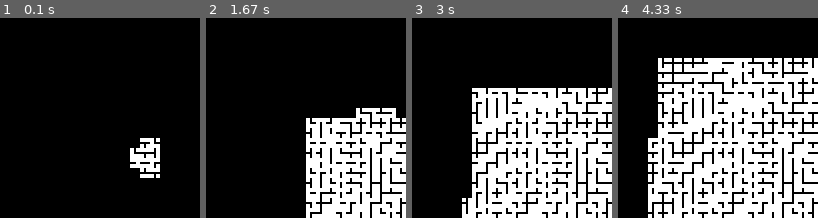
Above: before the commit, frames 1-4 (left to right).
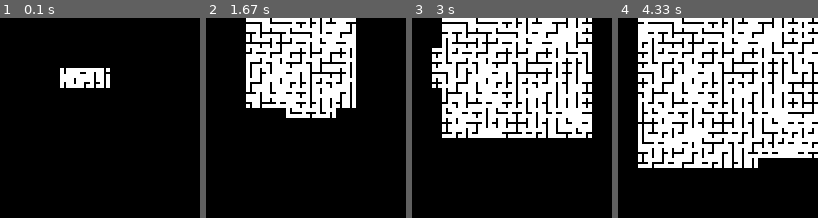
Above: after the commit, the same moments.

Repository: RedCommander735/wave_function_collapse
Game: pygame game, started from main_pygame_visualization.py
Same seed, same stepped clock (60 frames per second), same inputs: the game is played once before the commit and once after it.
Inputs:
- Up to frame 1 (0.1 s): no input
- Up to frame 2 (1.67 s): tap Enter at 0.33 s
- Up to frame 3 (3 s): tap Space at 1.67, 2.07, 2.37, 2.57, 2.9 s
- Up to frame 4 (4.33 s): tap Space at 3.2, 3.4, 3.7, 3.97, 4.3 s

The runs differ from the first frame. In frame 1, 4.0% of the frame differs, in the area x 30-80%, y 25-80%; in frame 2, 42%; in frame 3, 52%, in the area x 10-100%, y 0-100%; in frame 4, 44%.

Commit message:
Tried to fix some bugs

Diff:
--- a/json/default.json
+++ b/json/default.json
@@ -1,7 +1,7 @@
 {
     "meta": {
         "size": 20,
-        "seed": "1",
+        "seed": "2485948685428",
         "tile_size": 10
     },
     "types": ["t_up","t_down","t_right","t_left","cross","blank","c_downleft","c_downright","c_upleft","c_upright","s_down","s_left","s_right","s_up","straight_h","straight_w"
--- a/main.py
+++ b/main.py
@@ -12,12 +12,12 @@
 #
 
 class Tile:
-    def __init__(self, coords: tuple[int, int], possible_states: list, grid_size: int, tile_state: str = "", collapsed = False):
+    def __init__(self, coords: tuple[int, int], possible_states: list, grid_size: int):
 
-        self.tile_state: str = tile_state
+        self.tile_state: str = ""
         self.file: Image = None
         self.coords: tuple[int, int] = coords
-        self.collapsed: bool = collapsed
+        self.collapsed: bool = False
         self.valid_neighbours: dict = []
         self.possible_states: list = possible_states
         self.grid_size: int = grid_size
@@ -51,7 +51,8 @@
         # Update the state list of all surrounding tiles
         for tile, direction in zip(self.tiles, directions):
             if not tile.collapsed:
-                tile.possible_states = list(set(self.valid_neighbours[direction]) & set(tile.possible_states))
+                tile.possible_states = list(set(self.valid_neighbours[direction]).intersection(tile.possible_states))
+                # tile.possible_states = list(set(self.valid_neighbours[direction]) & set(tile.possible_states))
 
 def main():
     file = "default"
@@ -70,7 +71,7 @@
         data: dict = json.load(openedfile)
         seed: str = data["meta"]["seed"]
 
-        # If there is no seed specified use current time as seed; NO WORKY
+        # If there is no seed specified use current time as seed; NEEDS REWORK
         if len(seed) == 0:
             seed = str(time.time())
             data["meta"]["seed"]: str = seed
@@ -132,12 +133,10 @@
     output: Image = Image.new("RGB", (size*tile_size, size*tile_size))
 
     # Main loop
-    total_start = time.perf_counter()
     while True:
         # Iterate over the whole grid, update all tiles and check if finished
         min_states = len(possible_states)
         min_tiles = []
-        start = time.perf_counter()
         finished = True
         for y_pos in range(size):
             for x_pos in range(size):
@@ -168,18 +167,6 @@
             lowest_entropy_tile.possible_states: list[str] = [_tile_state]
             lowest_entropy_tile.file: Image = data["image_files"][data["types"].index(_tile_state)]
 
-
-
-        duration = time.perf_counter() - total_start
-
-        # Display time of iteration
-        dur = f'{duration:.2f}s'
-        if duration > 60:
-            duration = duration / 60
-            dur = f'{int(duration)}min {((duration - int(duration)) * 60):.2f}s  '
-        time_string = f'{(time.perf_counter() - start):.2f}'
-        print(f'Iterationsdauer: {time_string}s, Dauer: {dur} ', end="\r")
-
         if finished:
             print("\n----- Finished -----")
             break
--- a/main_pygame_visualization.py
+++ b/main_pygame_visualization.py
@@ -51,8 +51,8 @@
         # Update the state list of all surrounding tiles
         for tile, direction in zip(self.tiles, directions):
             if not tile.collapsed:
-                #tile.possible_states = list(set(self.valid_neighbours[direction]).intersection(tile.possible_states))
-                tile.possible_states = list(set(self.valid_neighbours[direction]) & set(tile.possible_states))
+                tile.possible_states = list(set(self.valid_neighbours[direction]).intersection(tile.possible_states))
+                # tile.possible_states = list(set(self.valid_neighbours[direction]) & set(tile.possible_states))
 
 def main():
     file = "default"
@@ -75,7 +75,7 @@
         if len(seed) == 0:
             seed = str(time.time())
             data["meta"]["seed"]: str = seed
-            openedfile.truncate()
+            openedfile.truncate(len(str(data)))
             json.dump(data, openedfile, indent = 4)
 
     random.seed(seed)
@@ -141,7 +141,6 @@
 
     running = True
 
-    total_start = time.perf_counter()
     while running:
 
         for event in pygame.event.get():
@@ -162,8 +161,6 @@
             min_states = len(possible_states)
             min_tiles = []
 
-            start = time.perf_counter()
-
             finished = True
             for y_pos in range(size):
                 for x_pos in range(size):
@@ -174,33 +171,27 @@
             for y_pos in range(size):
                 for x_pos in range(size):
                     __tile: Tile = grid[y_pos][x_pos]
-                    states: int = __tile.get_states_count()
-                    if states < min_states and states != 1:
-                        min_states = states
-                        min_tiles = []
-                        min_tiles.append(__tile)
-                    elif states == min_states:
-                        min_tiles.append(__tile)
+                    if not __tile.collapsed:
+                        states: int = __tile.get_states_count()
+                        if states < min_states:
+                            min_states = states
+                            min_tiles = []
+                            min_tiles.append(__tile)
+                        elif states == min_states:
+                            min_tiles.append(__tile)
 
-            lowest_entropy_tile: Tile = random.choice(min_tiles)
+            if  min_tiles:
 
-            _tile_state: str = random.choice(lowest_entropy_tile.possible_states)
+                lowest_entropy_tile: Tile = random.choice(min_tiles)
 
-            lowest_entropy_tile.collapsed: bool = True
-            lowest_entropy_tile.tile_state: str = _tile_state
-            lowest_entropy_tile.valid_neighbours: dict = data["options"][_tile_state]
-            lowest_entropy_tile.possible_states: list[str] = [_tile_state]
-            lowest_entropy_tile.file: pygame.Surface = data["image_files"][data["types"].index(_tile_state)]
+                _tile_state: str = random.choice(lowest_entropy_tile.possible_states)
 
-            duration = time.perf_counter() - total_start
+                lowest_entropy_tile.collapsed: bool = True
+                lowest_entropy_tile.tile_state: str = _tile_state
+                lowest_entropy_tile.valid_neighbours: dict = data["options"][_tile_state]
+                lowest_entropy_tile.possible_states: list[str] = [_tile_state]
+                lowest_entropy_tile.file: pygame.Surface = data["image_files"][data["types"].index(_tile_state)]
 
-        # Display time of iteration
-        dur = f'{duration:.2f}s'
-        if duration > 60:
-            duration = duration / 60
-            dur = f'{int(duration)}min {((duration - int(duration)) * 60):.2f}s  '
-        time_string = f'{(time.perf_counter() - start):.2f}'
-        print(f'Iterationsdauer: {time_string}s, Dauer: {dur} ', end="\r")
 
 if __name__ == '__main__':
     main()
Binary file changed: img/default.png
